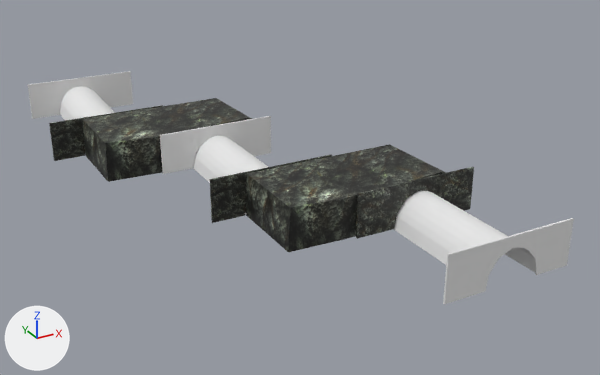
What one commit did to the Blender file project/blender objects/cave.blend.
Camera for both pictures: a 50 mm camera at (-116.7, -139.6, 92.4) aimed at (-14.0, 47.1, -1.0). Lighting does not change. The marker at lower left points along +X, +Y and +Z.

Before the edit, the objects in view are built like this:
```python
ob_cube_002 = bpy.data.objects.new('Cube.002', me_cube_004)
ob_cube_002.location = (-16.9, 25.7, 1.3)
ob_cube_002.scale = (11.5, 11.5, 15.7)
ob_cube_003 = bpy.data.objects.new('Cube.003', me_cube_005)
ob_cube_003.location = (-0.3, 11.8, 5.9)
ob_cube_004 = bpy.data.objects.new('Cube.004', me_cube_006)
ob_cube_004.location = (-27.6, 36.7, 5.8)
ob_cube_004.rotation_euler = (0.0, 0.0, 3.142)  # degrees (0, 0, 180)
ob_cube_006 = bpy.data.objects.new('Cube.006', me_cube_003)
ob_cube_006.location = (-52.2, 98.3, 5.8)
ob_cube_006.rotation_euler = (0.0, 0.0, 3.142)  # degrees (0, 0, 180)
ob_cube_008 = bpy.data.objects.new('Cube.008', me_cube_008)
ob_cube_008.location = (-41.5, 87.3, 1.2)
ob_cube_008.scale = (11.5, 11.5, 15.7)
ob_cylinder_001 = bpy.data.objects.new('Cylinder.001', me_cylinder_000)
ob_cylinder_001.location = (-27.8, 53.9, -1.0)
# also in view: 'Cube.001' at (-27.1, 73.5, 5.5); 'Cylinder' at (0.6, -3.1, 4.3); 'Cylinder.002' at (-51.1, 117.8, 5.5); 'Cube.005' at (-49.8, 136.9, 6.9); 'Cube' at (-0.2, -22.3, 5.7)
```
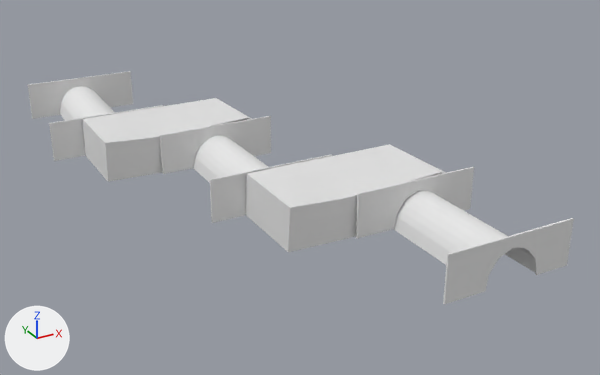
The change, as a list of edits to the scene's bpy script:
```text
Change me_cube_008:
    where me_cube_008.from_pydata(...)  # 28 vertices, 21 faces; spans x -1.63..2.24, y -1.18..0.93, z -0.11..0.68
    remove me_cube_008.materials.append(mat_cave_inside_png)  # picture img_cave_inside_png
Change me_cube_003:
    where me_cube_003.from_pydata(...)  # 72 vertices, 70 faces; spans x -17.5..17.5, y -0.4..0.4, z -6.0..5.9
    remove me_cube_003.materials.append(mat_cave_inside_png)  # picture img_cave_inside_png
Change me_cube_006:
    where me_cube_006.from_pydata(...)  # 72 vertices, 70 faces; spans x -17.5..17.5, y -0.4..0.4, z -6.0..5.9
    remove me_cube_006.materials.append(mat_cave_inside_png)  # picture img_cave_inside_png
Change me_cube_005:
    where me_cube_005.from_pydata(...)  # 72 vertices, 70 faces; spans x -17.5..17.5, y -0.4..0.4, z -6.0..5.9
    remove me_cube_005.materials.append(mat_cave_inside_png)  # picture img_cave_inside_png
Change me_cube_004:
    where me_cube_004.from_pydata(...)  # 28 vertices, 21 faces; spans x -1.63..2.24, y -1.18..0.93, z -0.11..0.68
    remove me_cube_004.materials.append(mat_cave_inside_png)  # picture img_cave_inside_png
```

Pixel boxes (x1, y1, x2, y2) of what changed, in the pictures (600 x 375 px):
'Cube.002', recoloured (grey to white): (246, 144, 446, 252) in both
'Cube.008', recoloured (grey to white): (82, 98, 252, 182) in both
'Cube.003', recoloured (black to grey): (356, 167, 474, 239) in both
'Cube.004', recoloured (black to grey): (210, 154, 332, 223) in both
'Cube.006', recoloured (black to grey): (49, 105, 163, 161) in both
